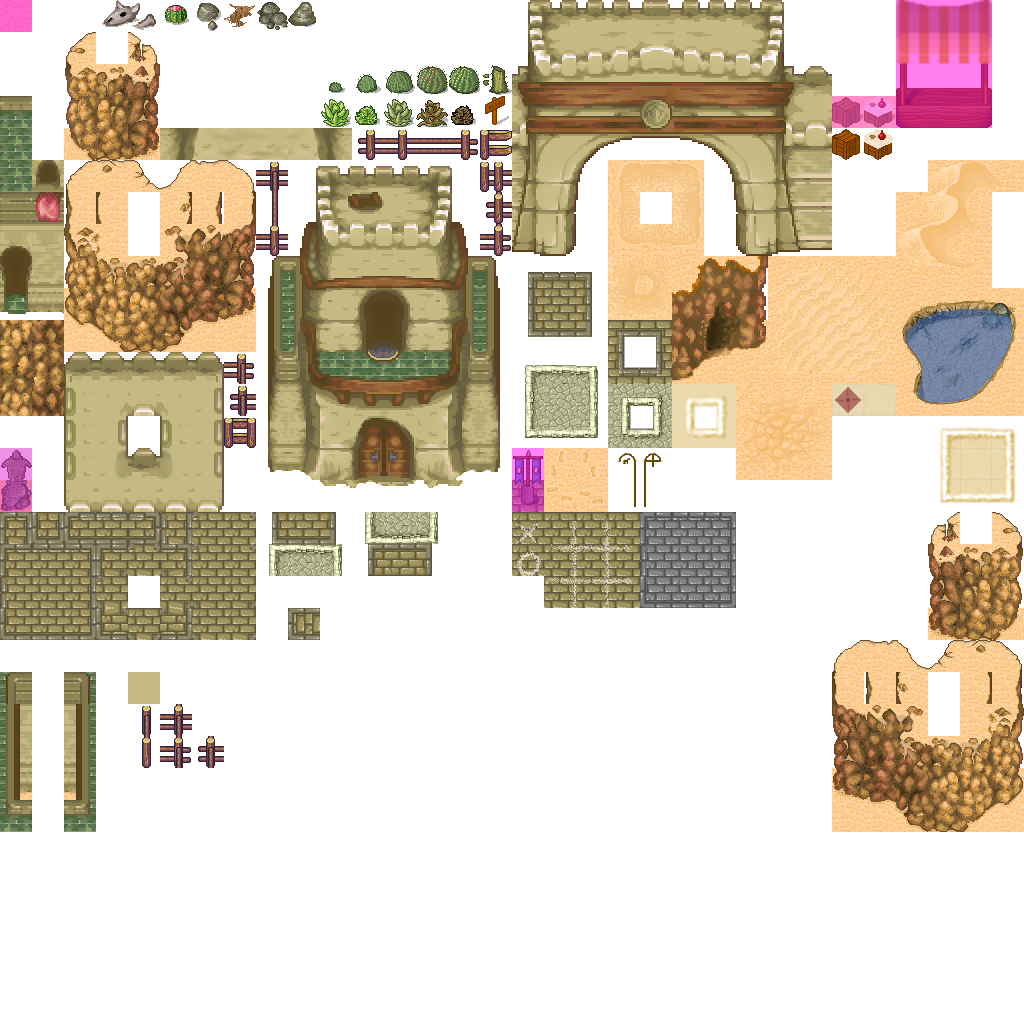
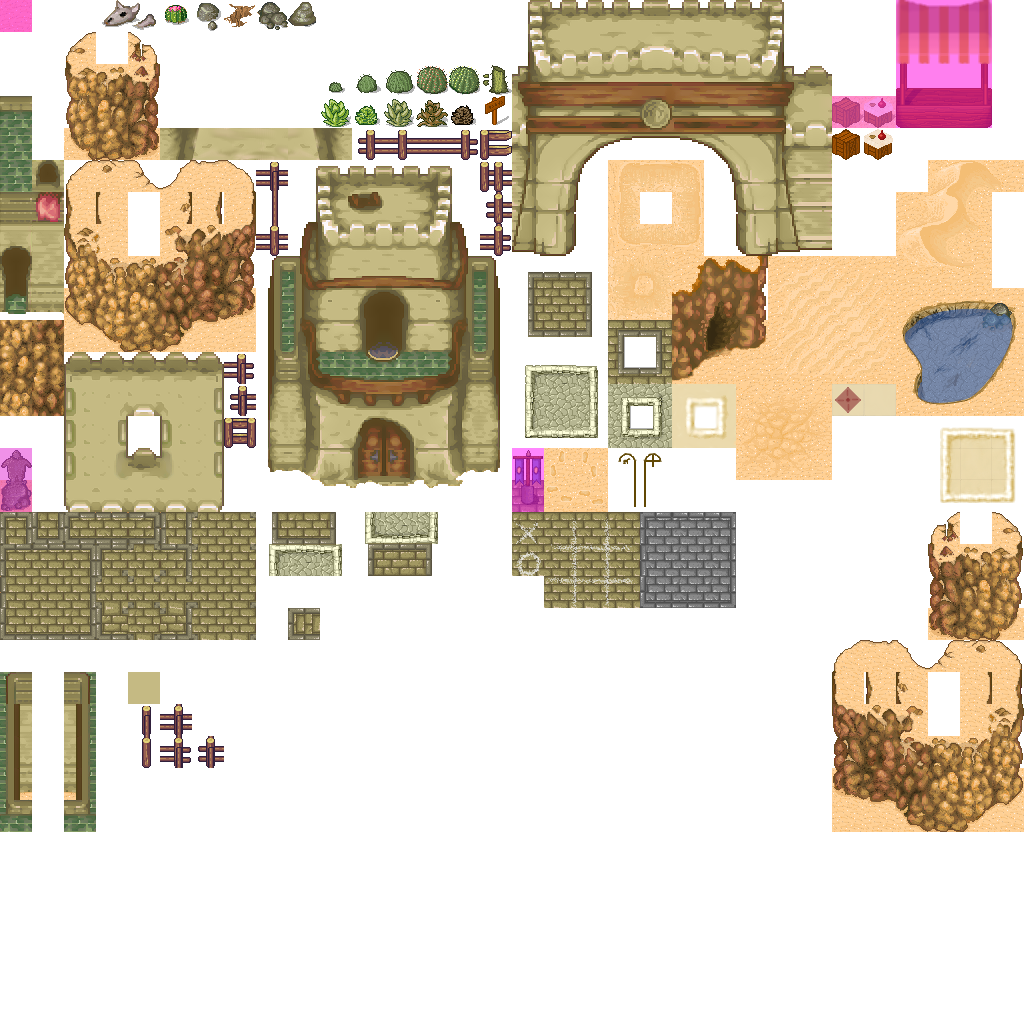
Before/after of a w=1024, h=1024 layered artwork. What changed in the layer stack:
painted on "Hintergrund" over [128, 576, 160, 608]
